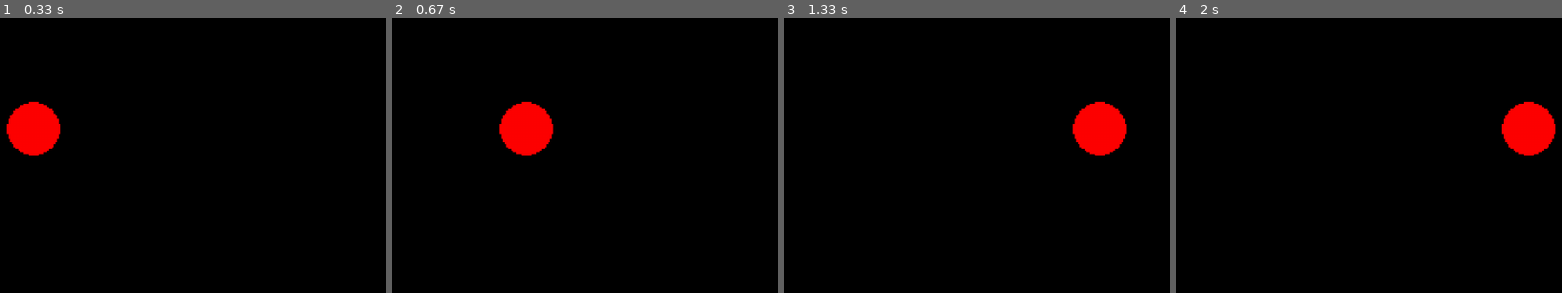
Above: before the commit, frames 1-4 (left to right).
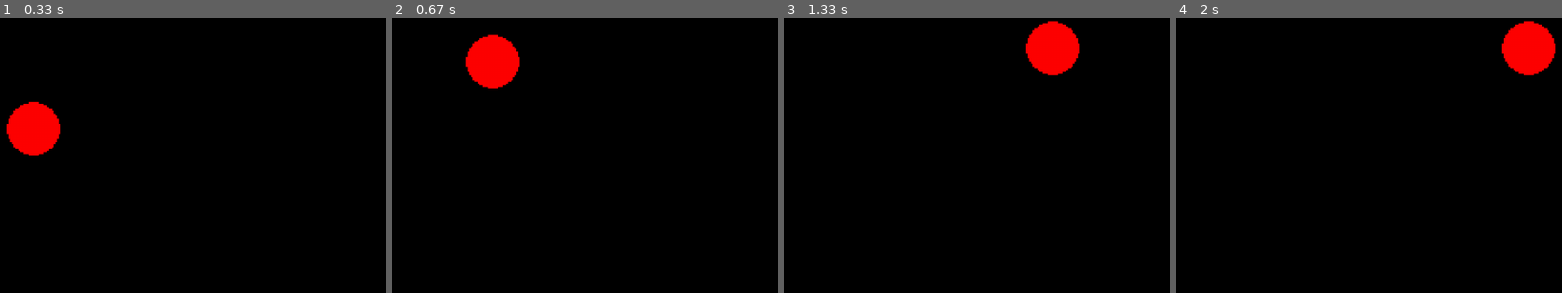
Above: after the commit, the same moments.

Repository: RLangendam/pygame
Game: pygame game, started from main.py
Two runs of this game, one before a commit and one after it. Both use one fixed random seed, a clock stepped at 60 frames per second and the inputs below.
Inputs:
- Up to frame 1 (0.33 s): no input
- Up to frame 2 (0.67 s): hold W from 0.33 s (still down); hold Right from 0.33 s (still down)
- Up to frame 3 (1.33 s): release W at 0.8 s; release Right at 0.8 s; hold Right 0.83-1.3 s
- Up to frame 4 (2 s): hold Right from 1.67 s (still down)

Frame 1 is identical in both runs. In frame 2, 4.3% of the frame differs, in the area x 19-42%, y 5-50%; in frame 3, 4.3%; in frame 4, 4.3%.

Commit message:
player stays in level

Diff:
--- a/camera.py
+++ b/camera.py
@@ -8,21 +8,22 @@
 
 class Camera:
     def __init__(self, constants: Constants):
+        self.constants = constants
         self.image = pygame.Surface(
             constants.camera_dimensions
         )  # Create a surface for the camera view
         self.rect = self.image.get_rect()
 
-    def update(self, target: Player, constants: Constants):
+    def update(self, target: Player):
         x = clamp(
             target.rect.centerx - int(self.rect.width / 2),
             0,
-            constants.level_width - self.rect.width,
+            self.constants.level_width - self.rect.width,
         )
         y = clamp(
             target.rect.centery - int(self.rect.height / 2),
             0,
-            constants.level_height - self.rect.height,
+            self.constants.level_height - self.rect.height,
         )
 
         self.rect.topleft = (x, y)
--- a/game.py
+++ b/game.py
@@ -1,3 +1,4 @@
+from level import Level
 from player import Player
 from constants import Constants
 from camera import Camera
@@ -17,8 +18,10 @@
 
         self.clock = pygame.time.Clock()
 
+        self.level = Level()  # Create a level with specified dimensions
+
         self.player = Player(
-            50, 50, self.constants
+            50, 50, self.constants, self.level
         )  # Create a player at position (50, 50)
         self.player_group = pygame.sprite.GroupSingle(self.player)  # type: ignore
 
@@ -37,7 +40,7 @@
 
             # Update player
             self.player_group.update(dt)
-            self.camera.update(self.player, self.constants)
+            self.camera.update(self.player)
 
             self.camera.draw(self.screen, self.player_group)  # Draw camera view
             pygame.display.flip()  # Update the display
--- /dev/null
+++ b/level.py
@@ -0,0 +1,19 @@
+class Level:
+    def __init__(self):
+        self.width = 1000
+        self.height = 1000
+        map = """
+        xxxxxxxxxxxxxxxxxxxxxx
+        x                    x
+        x                    x
+        x       xxxxx        x
+        x                    x
+        x                    x
+        x          xxxxx     x
+        x                    x
+        x                    x
+        x    xxxxxx          x
+        x               p    x
+        xxxxxxxxxxxxxxxxxxxxxx
+        """
+        self.tiles = []
--- a/player.py
+++ b/player.py
@@ -1,3 +1,4 @@
+from level import Level
 from constants import Constants
 
 
@@ -5,22 +6,40 @@
 
 
 class Player(pygame.sprite.Sprite):
-    def __init__(self, x: int, y: int, constants: Constants):
+    def __init__(self, x: int, y: int, constants: Constants, level: Level):
         super().__init__()
         self.image = pygame.Surface(
             (constants.tile_size, constants.tile_size)
         )  # Create a square surface
         pygame.draw.ellipse(self.image, (255, 0, 0), self.image.get_rect())
         self.rect = self.image.get_rect(topleft=(x, y))
+        self.level = level  # Store the level reference
 
     def update(self, dt: int):
         # Update player logic here
         keys = pygame.key.get_pressed()  # Check for key presses
-        if keys[pygame.K_LEFT]:
-            self.rect.x -= int(200 * dt / 1000)
-        if keys[pygame.K_RIGHT]:
-            self.rect.x += int(200 * dt / 1000)
-        if keys[pygame.K_UP]:
-            self.rect.y -= int(200 * dt / 1000)
-        if keys[pygame.K_DOWN]:
-            self.rect.y += int(200 * dt / 1000)
+        distance = int(200 * dt / 1000)  # Calculate distance to move based on dt
+        d = pygame.Vector2(0, 0)
+        if keys[pygame.K_LEFT] or keys[pygame.K_a]:
+            d.x -= distance
+        if keys[pygame.K_RIGHT] or keys[pygame.K_d]:
+            d.x += distance
+        if keys[pygame.K_UP] or keys[pygame.K_w]:
+            d.y -= distance
+        if keys[pygame.K_DOWN] or keys[pygame.K_s]:
+            d.y += distance
+        if d.length() > 0:
+            d = d.normalize() * distance
+
+        if (
+            self.rect.x + d.x < 0
+            or self.rect.x + d.x > self.level.width - self.rect.width
+        ):
+            d.x = 0
+        if (
+            self.rect.y + d.y < 0
+            or self.rect.y + d.y > self.level.height - self.rect.height
+        ):
+            d.y = 0
+        self.rect.x += int(d.x)
+        self.rect.y += int(d.y)
